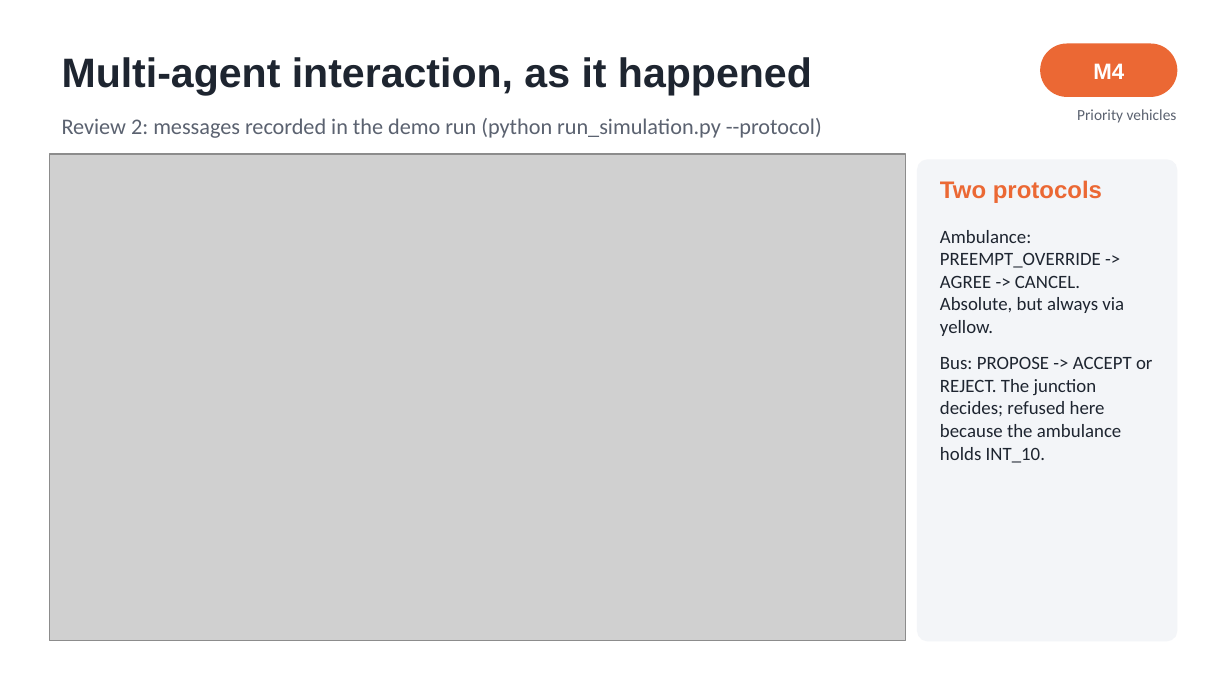
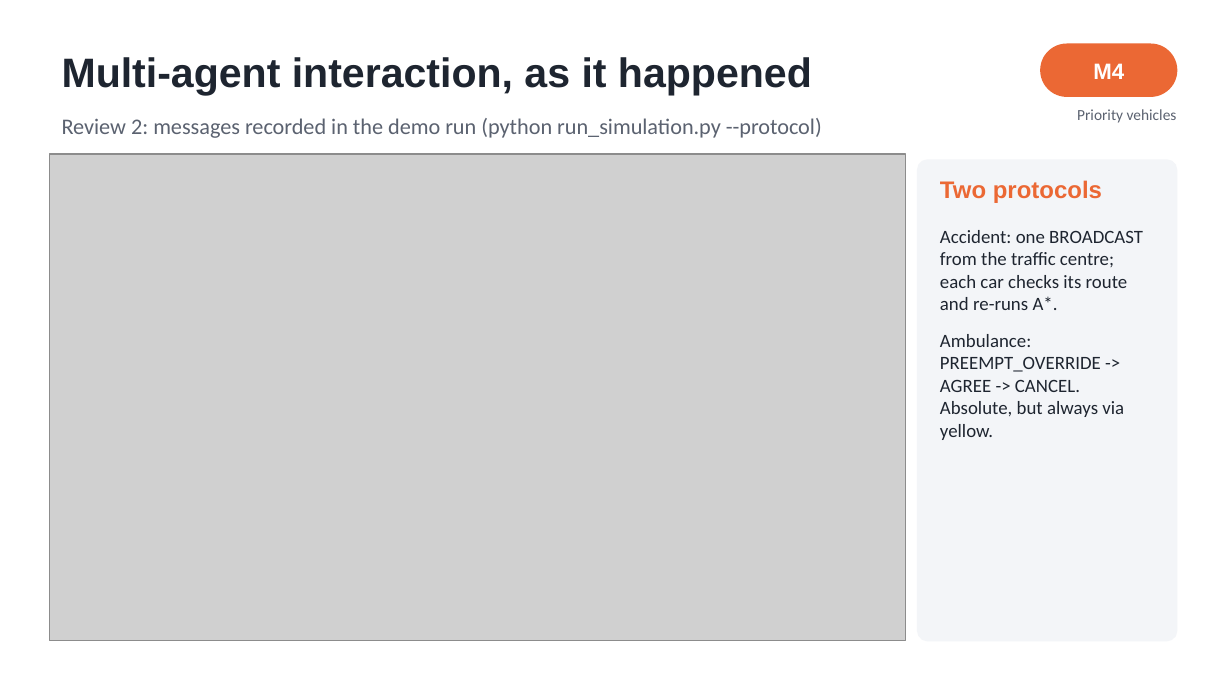
Before and after one commit to Radha-Krishna-19/foai, a slide deck: slide 12 of deliverables/STMS_Presentation.pptx. Drawn at 1232x693 pixels with LibreOffice and Linux fonts; fonts in the diff are those of the drawing; grey boxes stand for pictures. Boxes give left, top, right and bottom in pixels: in the first picture for what was removed or moved away, otherwise in the second. Text is boxed around its words. In the diff, an @@ line names an element or a change of style, - is before the commit and + after.

Commit message:
STMS: conventional vs ours demo, ambulance, team split

```diff
--- a/deliverables/STMS_Presentation.pptx
+++ b/deliverables/STMS_Presentation.pptx
@@ text at [940, 230, 1143, 310]: paragraph added @@
+Accident: one BROADCAST from the traffic centre; each car checks its route and re-runs A*.
@@ text at [940, 357, 1152, 463]: paragraph removed @@
-Bus: PROPOSE -> ACCEPT or REJECT. The junction decides; refused here because the ambulance holds INT_10.
```
Also in this commit, not shown: 8 other slides changed, 37 other files.
